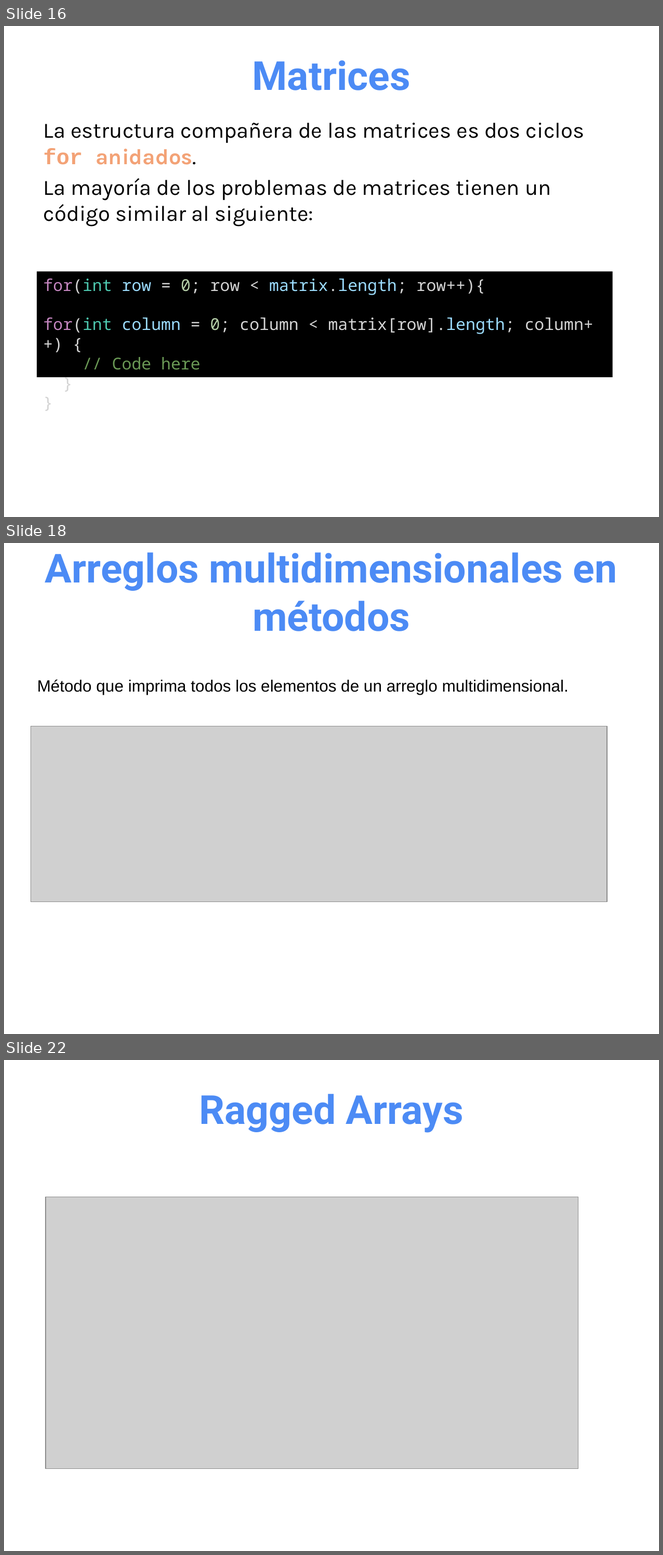
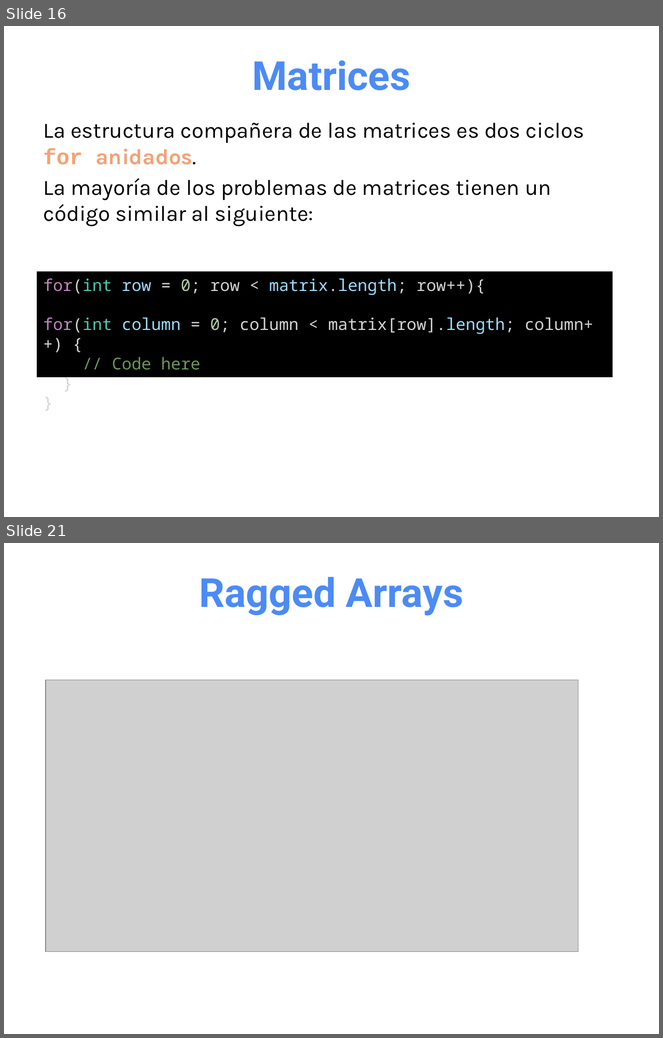
Before and after one commit to OMardil/INFO2, a slide deck: MOD01_Arreglos_multidimensionales/01 Presentacion/INFO2_MOD01-Arreglos_Multidimensionales.pptx. Shown one above the other, each under a label of ours: slides 16, 18 and 22 before the commit, slides 16 and 21 after it; the slides between them are not shown. The pictures are 663x1555 and 663x1038 pixels, drawn with LibreOffice and Linux fonts; fonts in the diff are those of the drawing; grey boxes stand for pictures. Boxes give left, top, right and bottom in pixels: in the first picture for what was removed or moved away, otherwise in the second. Text is boxed around its words. In the diff, an @@ line names an element or a change of style, - is before the commit and + after.

```diff
--- a/MOD01_Arreglos_multidimensionales/01 Presentacion/INFO2_MOD01-Arreglos_Multidimensionales.pptx
+++ b/MOD01_Arreglos_multidimensionales/01 Presentacion/INFO2_MOD01-Arreglos_Multidimensionales.pptx
@@ slide 18 removed at [4, 543, 659, 1034], background #FFFFFF @@
@@ title removed at [45, 552, 617, 631] @@
-Arreglos multidimensionales en métodos
@@ text removed at [37, 679, 569, 695] @@
-Método que imprima todos los elementos de un arreglo multidimensional.
@@ picture removed at [31, 727, 607, 902] @@
@@ what was slide 22 is now slide 21 @@
```
Also in this commit, not shown: 5 slides changed, 1 slide added, 2 other slides removed, 1 other file.
